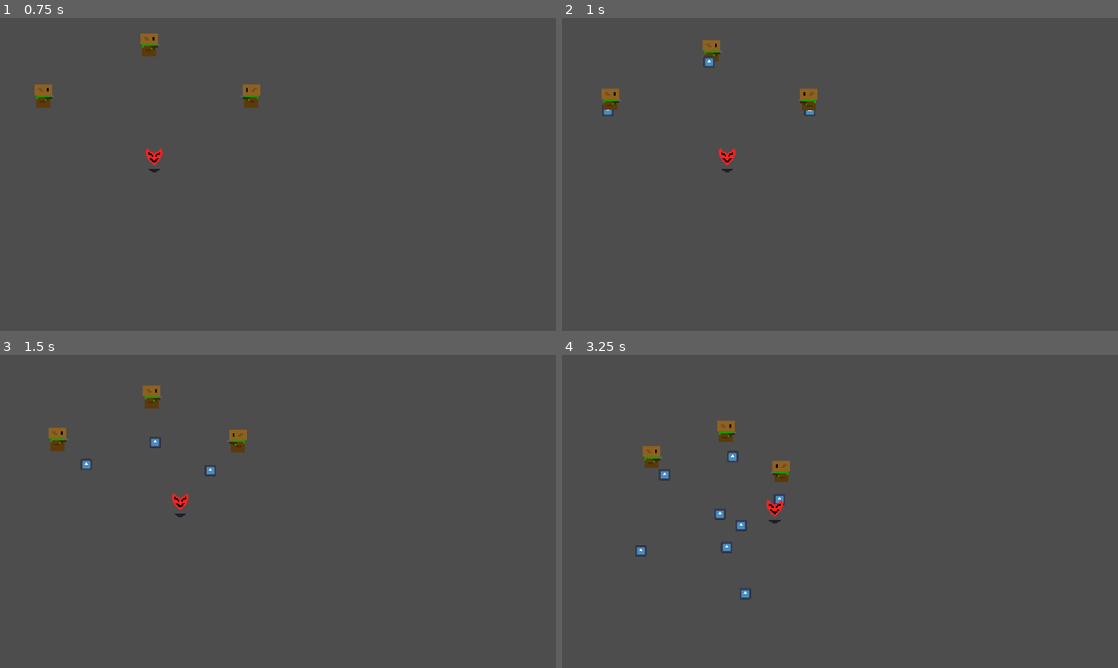
Above: before the commit, frames 1-4 (two rows, left to right).
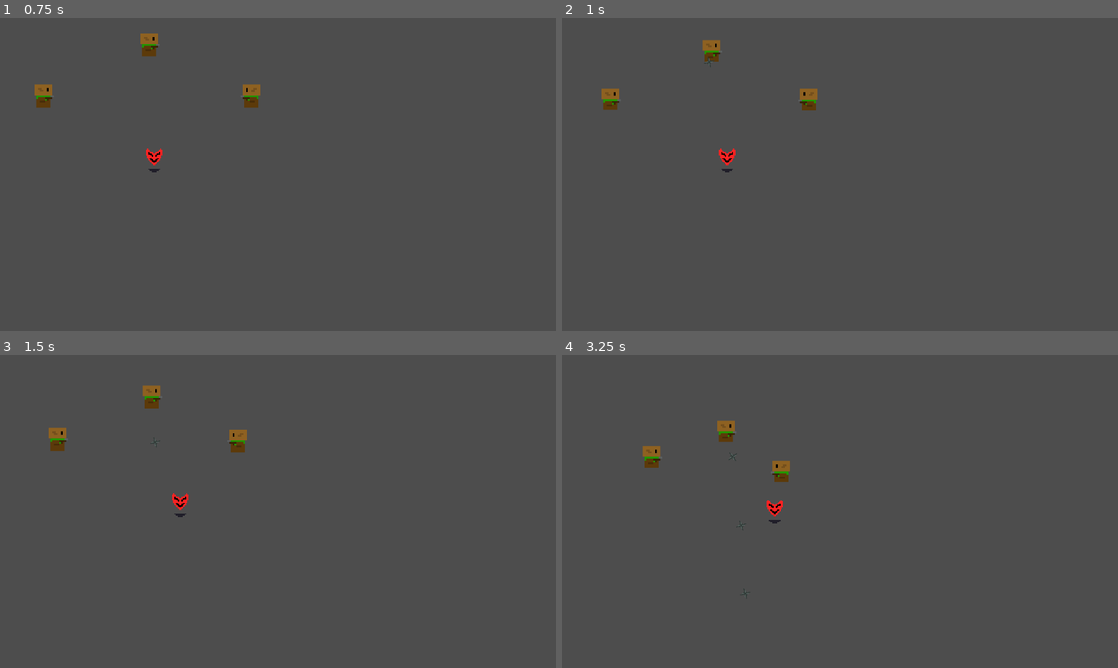
Above: after the commit, the same moments.

Repository: billystein25/GlobalGameJam2026
Game: Godot game, scene res://temporary test/possession_test.tscn
Two runs of this game, one before a commit and one after it. Both use one fixed random seed, a clock stepped at 60 frames per second and the inputs below. This scene is started directly instead of the project's main scene. The engine's default icon, where the game draws it, is replaced by a stand-in: a white triangle on a blue panel in a dark square.
Inputs (mouse positions are in pixels of both pictures, inside the frame that each line leads up to):
- Up to frame 1 (0.75 s): move the mouse to (405, 155) at 0.52 s; hold Right (Player Go Right) from 0.53 s (still down); tap Space (Jumb) at 0.6 s; click (405, 155) at 0.67 s
- Up to frame 2 (1 s): keep holding Right (Player Go Right)
- Up to frame 3 (1.5 s): move the mouse to (166, 524) at 1.27 s; release Right (Player Go Right) at 1.28 s; hold S (Player Go Down) from 1.28 s (still down); tap Space (Jumb) at 1.35 s
- Up to frame 4 (3.25 s): move the mouse to (901, 439) at 2.02 s; release S (Player Go Down) at 2.03 s; hold Right (Player Go Right) 2.03-2.78 s; tap Space (Jumb) at 2.1, 2.85 s; move the mouse to (817, 574) at 2.77 s; hold W (Player Go Up) from 2.78 s (still down); click (817, 574) at 2.92 s

Frame 1 is identical in both runs. In frame 2, 0.1% of the frame differs, in the area x 7-46%, y 12-32%; in frame 3, 0.1%; in frame 4, 0.4%, in the area x 13-41%, y 30-79%.

Commit message:
de s lew

Diff:
--- a/custom resources/bullet.gd
+++ b/custom resources/Bullets/bullet.gd
@@ -23,6 +23,6 @@
 @export var spread: float = 0.0
 @export_group("Child Properties")
 @export var collision_box: Shape2D = CircleShape2D.new()
-@export var texture: Texture = load("res://icon.svg")
+@export var texture: Texture
 
 # *************************************
--- /dev/null
+++ b/custom resources/Bullets/shuriken.tres
@@ -0,0 +1,13 @@
+[gd_resource type="Resource" script_class="Bullet" format=3 uid="uid://ctvwll2n136kg"]
+
+[ext_resource type="Script" uid="uid://8jhmqy4er0c1" path="res://custom resources/Bullets/bullet.gd" id="1_blttm"]
+[ext_resource type="Texture2D" uid="uid://dj2ekbxvfhbu7" path="res://assets/shuriken.png" id="2_nukry"]
+
+[sub_resource type="CircleShape2D" id="CircleShape2D_hcxrm"]
+radius = 20.0
+
+[resource]
+script = ExtResource("1_blttm")
+collision_box = SubResource("CircleShape2D_hcxrm")
+texture = ExtResource("2_nukry")
+metadata/_custom_type_script = "uid://8jhmqy4er0c1"
--- /dev/null
+++ b/custom resources/Enemies/goblin.tres
@@ -0,0 +1,9 @@
+[gd_resource type="Resource" script_class="Enemy_resource" format=3 uid="uid://4pljwajt5qt1"]
+
+[ext_resource type="Script" uid="uid://bmi2be76ohiii" path="res://scenes/enemies/enemies_resource.gd" id="1_5caj0"]
+[ext_resource type="Resource" uid="uid://ctvwll2n136kg" path="res://custom resources/Bullets/shuriken.tres" id="1_go0ov"]
+
+[resource]
+script = ExtResource("1_5caj0")
+bullet = ExtResource("1_go0ov")
+metadata/_custom_type_script = "uid://bmi2be76ohiii"
--- a/custom resources/bullet_A.tres
+++ /dev/null
@@ -1,11 +0,0 @@
-[gd_resource type="Resource" script_class="Bullet" format=3 uid="uid://ctvwll2n136kg"]
-
-[ext_resource type="Script" uid="uid://8jhmqy4er0c1" path="res://custom resources/bullet.gd" id="1_llx5i"]
-
-[sub_resource type="CircleShape2D" id="CircleShape2D_hcxrm"]
-radius = 20.0
-
-[resource]
-script = ExtResource("1_llx5i")
-collision_box = SubResource("CircleShape2D_hcxrm")
-metadata/_custom_type_script = "uid://8jhmqy4er0c1"
--- a/scenes/bullet_area/bullet_area.gd
+++ b/scenes/bullet_area/bullet_area.gd
@@ -72,6 +72,7 @@
 	bullet._direction = dir.rotated(randf_range(-deg_to_rad(data.spread), deg_to_rad(data.spread)))
 	bullet.collision_shape_2d.shape = data.collision_box
 	bullet.sprite_2d.texture = data.texture
+	bullet.sprite_2d.rotation = dir.angle()
 
 	if source and source.is_in_group("player"):
 		bullet.modulate = Color(0, 1, 0) # Green for player
--- a/scenes/bullet_area/bullet_area.tscn
+++ b/scenes/bullet_area/bullet_area.tscn
@@ -11,6 +11,7 @@
 force_innactive_timer = NodePath("ForceInnactiveTimer")
 
 [node name="Sprite2D" type="Sprite2D" parent="." unique_id=485486816]
+scale = Vector2(10, 10)
 
 [node name="CollisionShape2D" type="CollisionShape2D" parent="." unique_id=2063508638]
 
--- a/scenes/enemy.tscn
+++ b/scenes/enemy.tscn
@@ -3,8 +3,8 @@
 [ext_resource type="Script" uid="uid://brji3tr5c2soj" path="res://scenes/enemies/enemy.gd" id="1_7p1mj"]
 [ext_resource type="Script" uid="uid://bmi2be76ohiii" path="res://scenes/enemies/enemies_resource.gd" id="2_c4w8v"]
 [ext_resource type="Texture2D" uid="uid://cux0kyit1ob7o" path="res://icon.svg" id="2_md0e3"]
-[ext_resource type="AudioStream" uid="uid://cpqwndb4sj1f3" path="res://custom resources/Blip.wav" id="3_4ra3w"]
-[ext_resource type="Script" uid="uid://8jhmqy4er0c1" path="res://custom resources/bullet.gd" id="3_xwavj"]
+[ext_resource type="AudioStream" uid="uid://cpqwndb4sj1f3" path="res://assets/sounds/Blip.wav" id="3_4ra3w"]
+[ext_resource type="Script" uid="uid://8jhmqy4er0c1" path="res://custom resources/Bullets/bullet.gd" id="3_xwavj"]
 [ext_resource type="Texture2D" uid="uid://copb7qpbdkxle" path="res://assets/goblin_walkanimation.png" id="5_xwavj"]
 
 [sub_resource type="Resource" id="Resource_c4w8v"]
--- a/scenes/tests/bullet_test_scene.tscn
+++ b/scenes/tests/bullet_test_scene.tscn
@@ -1,7 +1,7 @@
 [gd_scene format=3 uid="uid://15t03750dr8n"]
 
 [ext_resource type="Script" uid="uid://dr8v2hms2hpsb" path="res://scenes/tests/bullet_test_scene.gd" id="1_pt6fm"]
-[ext_resource type="Script" uid="uid://8jhmqy4er0c1" path="res://custom resources/bullet.gd" id="2_hcxrm"]
+[ext_resource type="Script" uid="uid://8jhmqy4er0c1" path="res://custom resources/Bullets/bullet.gd" id="2_hcxrm"]
 
 [sub_resource type="Resource" id="Resource_uctd7"]
 script = ExtResource("2_hcxrm")
--- a/scenes/tests/enemy_hit_bullet_test.tscn
+++ b/scenes/tests/enemy_hit_bullet_test.tscn
@@ -1,7 +1,7 @@
 [gd_scene format=3 uid="uid://bcdkkrqil8f63"]
 
 [ext_resource type="Script" uid="uid://dr8v2hms2hpsb" path="res://scenes/tests/bullet_test_scene.gd" id="1_2o1yo"]
-[ext_resource type="Script" uid="uid://8jhmqy4er0c1" path="res://custom resources/bullet.gd" id="2_45xgc"]
+[ext_resource type="Script" uid="uid://8jhmqy4er0c1" path="res://custom resources/Bullets/bullet.gd" id="2_45xgc"]
 [ext_resource type="PackedScene" uid="uid://bi38a0e7ae2gf" path="res://scenes/enemy.tscn" id="3_ggy53"]
 
 [sub_resource type="CircleShape2D" id="CircleShape2D_ggy53"]
--- a/temporary test/possession_test.tscn
+++ b/temporary test/possession_test.tscn
@@ -2,6 +2,7 @@
 
 [ext_resource type="Script" uid="uid://hmw2bx6cbghr" path="res://scenes/root/game_manager.gd" id="1_gm_script"]
 [ext_resource type="PackedScene" uid="uid://bi38a0e7ae2gf" path="res://scenes/enemy.tscn" id="2_enemy"]
+[ext_resource type="Resource" uid="uid://4pljwajt5qt1" path="res://custom resources/Enemies/goblin.tres" id="3_0i65v"]
 [ext_resource type="PackedScene" uid="uid://cki75c4q6ug0d" path="res://scenes/player.tscn" id="3_player"]
 
 [node name="TestWorld" type="Node" unique_id=1292796032 node_paths=PackedStringArray("enemies", "projectiles")]
@@ -13,6 +14,7 @@
 
 [node name="Enemy_Middle" parent="Enemies" unique_id=1752426902 instance=ExtResource("2_enemy")]
 position = Vector2(500, 100)
+enemy_resource = ExtResource("3_0i65v")
 
 [node name="Enemy_Left" parent="Enemies" unique_id=1773008084 instance=ExtResource("2_enemy")]
 position = Vector2(100, 300)
Binary file changed: assets/Sprite-0001.aseprite
Binary file added: assets/arrow.png
Not shown, added: assets/arrow.png.import
Binary file added: assets/red.png
Not shown, added: assets/red.png.import
Binary file added: assets/rock.png
Not shown, added: assets/rock.png.import
Binary file added: assets/shuriken.png
Not shown, added: assets/shuriken.png.import
Not shown, changed: assets/sounds/Blip.wav.import
Binary file added: assets/yellow.png
Not shown, added: assets/yellow.png.import
(and 2 more such lines)
